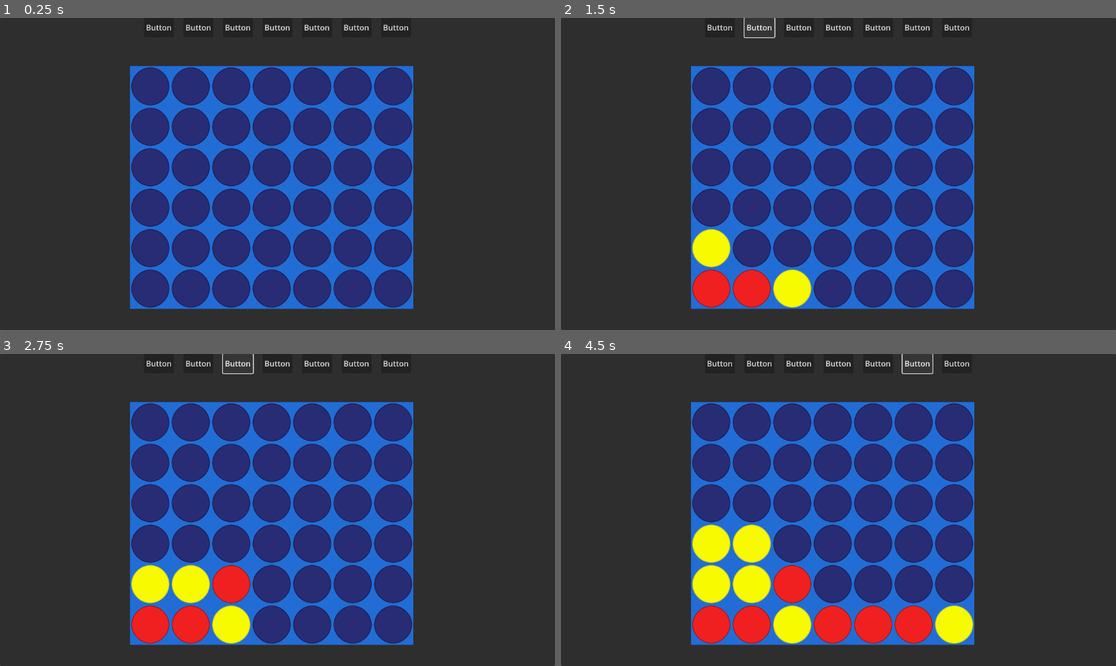
Above: before the commit, frames 1-4 (two rows, left to right).
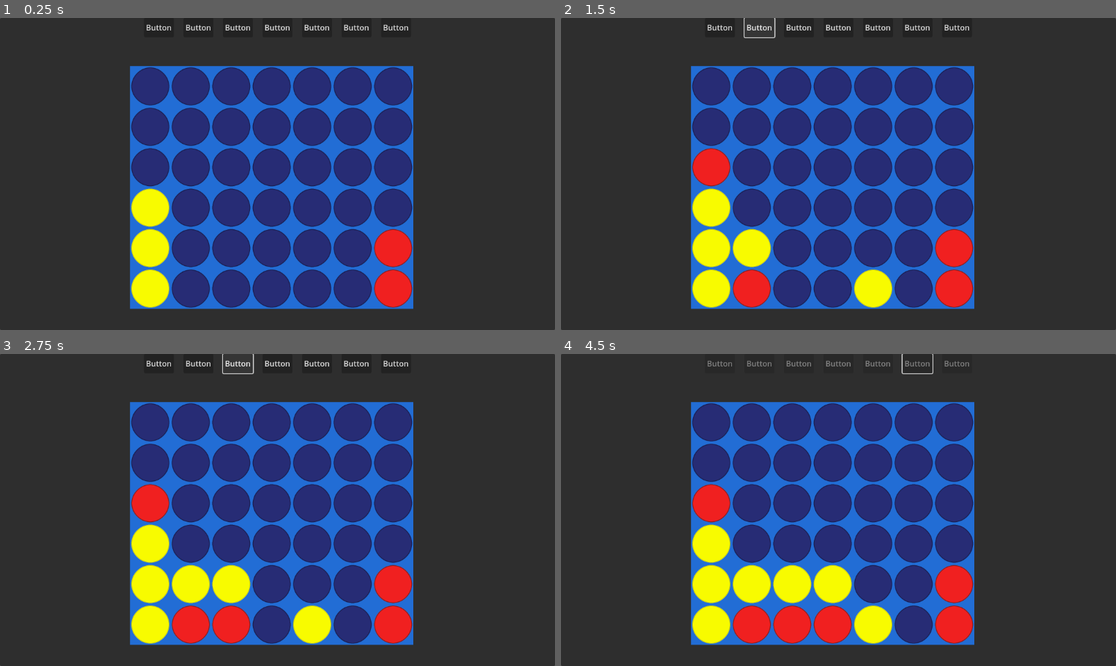
Above: after the commit, the same moments.

Repository: Juzix1/Connect4-Minimax-Godot
Game: Godot game, scene res://Scenes/board.tscn
Same seed, same stepped clock (60 frames per second), same inputs: the game is played once before the commit and once after it.
Inputs (mouse positions are in pixels of both pictures, inside the frame that each line leads up to):
- Up to frame 1 (0.25 s): no input
- Up to frame 2 (1.5 s): click "Button" at 0.5 s; click "Button" at 1.25 s
- Up to frame 3 (2.75 s): click "Button" at 2 s
- Up to frame 4 (4.5 s): click "Button" at 2.75 s; click (877, 363) at 3.5 s, where only the run before the commit has a clickable "Button"; click (916, 363) at 4.25 s, where only the run before the commit has a clickable "Button"

The runs differ from the first frame. In frame 1, 3.3% of the frame differs, in the area x 23-75%, y 54-93%; in frame 2, 5.3%; in frame 3, 5.3%; in frame 4, 6.9%, in the area x 23-75%, y 2-93%.

Commit message:
ooooooooo

Diff:
--- a/Scripts/SI.gd
+++ b/Scripts/SI.gd
@@ -12,7 +12,7 @@
 
 #Ocena Planszy
 func evaluate_board_after_move(board,x,y,player) -> int:
-	if check_win_from_move(board,x,y) ==player:
+	if check_win_from_move(board,x,y) == player:
 		if player == AI_PLAYER:
 			debug("detected PC win: gain 10000 points")
 			return 10000
@@ -36,6 +36,13 @@
 	return score
 
 func check_win_from_move(board,x,y)->int:
+	print(board[0])
+	print(board[1])
+	print(board[2])
+	print(board[3])
+	print(board[4])
+	print(board[5])
+	print(str(x)+"x "+str(y) + "y " + str(board[y][x]))
 	var player: int = board[y][x]
 	if player == 0:
 		return 0
@@ -112,6 +119,9 @@
 
 	var valid_moves = get_valid_moves(board)
 	if maximizing_player:
+		if check_win_from_move(board, last_move.x, last_move.y) == AI_PLAYER:
+			print("Gówno")
+			return 1000
 		var max_eval:int = -INF
 		debug("------------")
 		debug("\t simulate PC move")
@@ -183,6 +193,7 @@
 
 	for move in valid_moves:
 		make_move(board,move, AI_PLAYER) #AI gra czerwonym
+		print("move "+ str(move))
 		debug("Making a real move")
 		var row:int = get_last_row(board,move)
 
@@ -199,7 +210,7 @@
 func get_last_row(board,column):
 	for y in range(6):
 		if board[y][column] != 0:
-			return y-1
+			return y
 	return 5
 func setPlayers(AI,yellow):
 	AI_PLAYER=AI
--- a/Scripts/game_manager.gd
+++ b/Scripts/game_manager.gd
@@ -32,12 +32,32 @@
 
 
 func init_Board():
-#	SETUP BOARD IN TERMINAL
+	# Clear any existing board state
+	board.clear()
+	# Define a predefined board state
+	var predefined_board = [
+		[0, 0, 0, 0, 0, 0, 0],
+		[0, 0, 0, 0, 0, 0, 0],
+		[0, 0, 0, 0, 0, 0, 0],  # Player 1 horizontal line
+		[2, 0, 0, 0, 0, 0, 0],  # Partial diagonal
+		[2, 0, 0, 0, 0, 0, 1],
+		[2, 0, 0, 0, 0, 0, 1],
+	]
+
+	# Initialize the board and the TileMap based on the predefined state
 	for i in range(6):
 		board.append([])
 		for j in range(7):
-			board[i].append(0)
-			tilemap.set_cell(Vector2i(j,i),MAIN_SOURCE_ID,EMPTY_TOKEN)
+			var cell_value = predefined_board[i][j]
+			board[i].append(cell_value)
+			# Set TileMap cell based on the token
+			if cell_value == 1:
+				tilemap.set_cell(Vector2i(j, i), MAIN_SOURCE_ID, RED_TOKEN)
+			elif cell_value == 2:
+				tilemap.set_cell(Vector2i(j, i), MAIN_SOURCE_ID, YELLOW_TOKEN)
+			else:
+				tilemap.set_cell(Vector2i(j, i), MAIN_SOURCE_ID, EMPTY_TOKEN)
+			debug_board()
 
 func insert_Coin(x, team):
 	var token
Not shown, added: Scenes/boa37FC.tmp
Not shown, added: Scenes/boa59B6.tmp
Not shown, added: Scenes/boa88A8.tmp
Not shown, added: Scenes/boaAFC6.tmp
Not shown, added: Scenes/boaC607.tmp
Not shown, added: Scenes/boaEE9A.tmp
